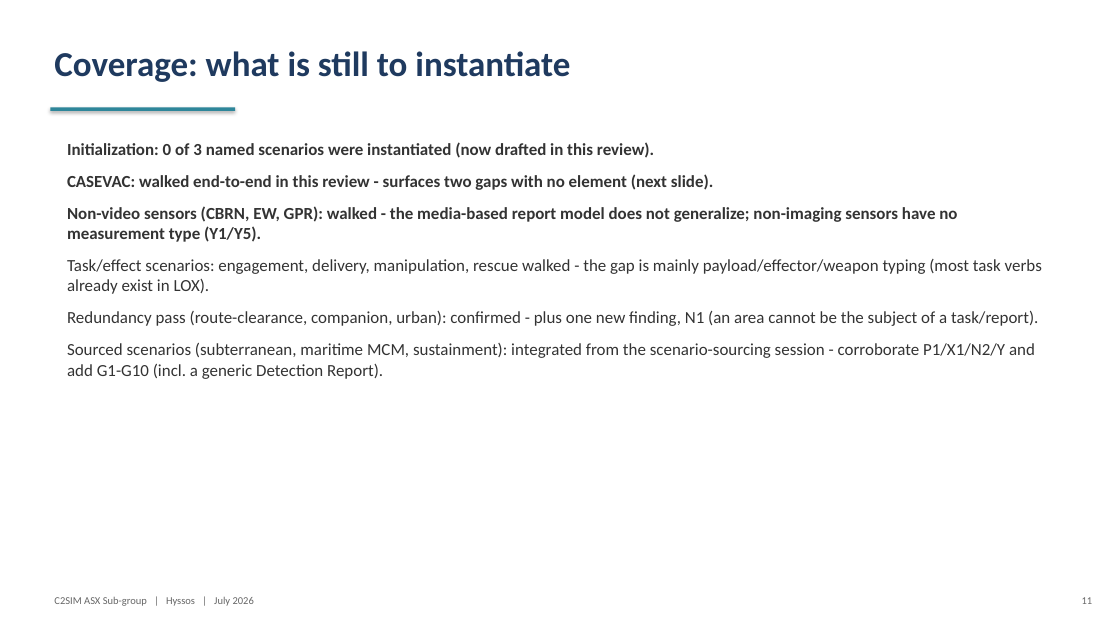
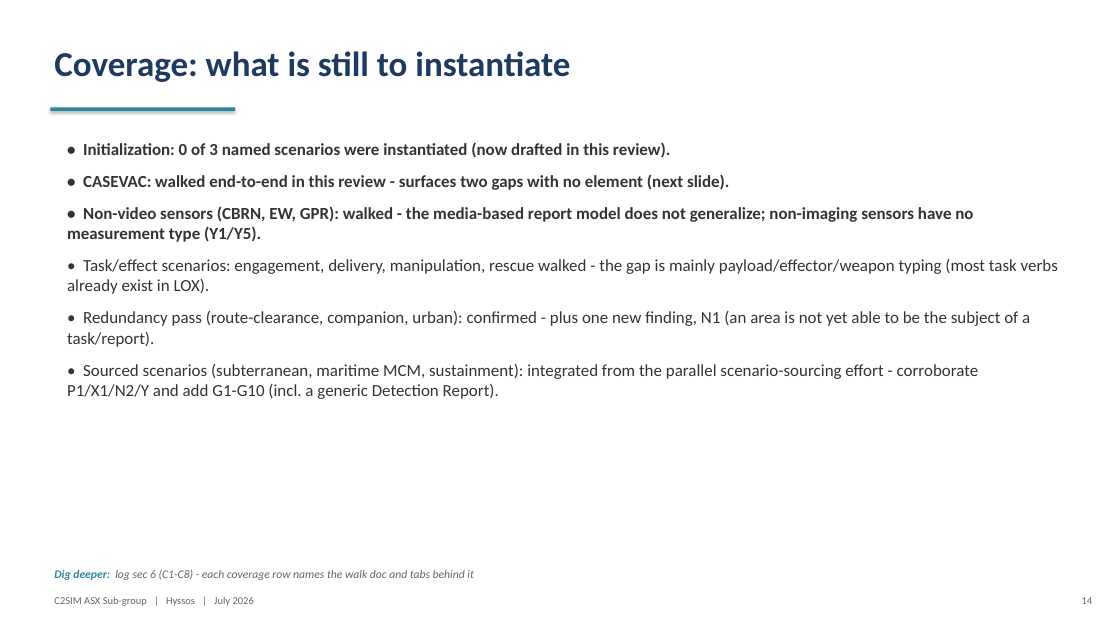
Before and after one commit to hyssostech/C2SIMArtifacts, a slide deck: slide 14 of Subgroups/ASX/InstantiationReview/ASX-Instantiation-Findings.pptx (slide 11 before the commit). Drawn at 1120x630 pixels with LibreOffice and Linux fonts; fonts in the diff are those of the drawing. Boxes give left, top, right and bottom in pixels: in the first picture for what was removed or moved away, otherwise in the second. Text is boxed around its words. In the diff, an @@ line names an element or a change of style, - is before the commit and + after.

```diff
--- a/Subgroups/ASX/InstantiationReview/ASX-Instantiation-Findings.pptx
+++ b/Subgroups/ASX/InstantiationReview/ASX-Instantiation-Findings.pptx
@@ text at <box>67,142,1058,399</box>: text changed @@
-Initialization: 0 of 3 named scenarios were instantiated (now drafted in this review).
-CASEVAC: walked end-to-end in this review - surfaces two gaps with no element (next slide).
-Non-video sensors (CBRN, EW, GPR): walked - the media-based report model does not generalize; non-imaging sensors have no measurement type (Y1/Y5).
-Task/effect scenarios: engagement, delivery, manipulation, rescue walked - the gap is mainly payload/effector/weapon typing (most task verbs already exist in LOX).
-Redundancy pass (route-clearance, companion, urban): confirmed - plus one new finding, N1 (an area cannot be the subject of a task/report).
-Sourced scenarios (subterranean, maritime MCM, sustainment): integrated from the scenario-sourcing session - corroborate P1/X1/N2/Y and add G1-G10 (incl. a generic Detection Report).
+• Initialization: 0 of 3 named scenarios were instantiated (now drafted in this review).
+• CASEVAC: walked end-to-end in this review - surfaces two gaps with no element (next slide).
+• Non-video sensors (CBRN, EW, GPR): walked - the media-based report model does not generalize; non-imaging sensors have no measurement type (Y1/Y5).
+• Task/effect scenarios: engagement, delivery, manipulation, rescue walked - the gap is mainly payload/effector/weapon typing (most task verbs already exist in LOX).
+• Redundancy pass (route-clearance, companion, urban): confirmed - plus one new finding, N1 (an area is not yet able to be the subject of a task/report).
+• Sourced scenarios (subterranean, maritime MCM, sustainment): integrated from the parallel scenario-sourcing effort - corroborate P1/X1/N2/Y and add G1-G10 (incl. a generic Detection Report).
@@ text added at <box>54,569,474,580</box>, 10 pt, text #666666, italic @@
+Dig deeper: log sec 6 (C1-C8) - each coverage row names the walk doc and tabs behind it
@@ text at <box>1082,597,1093,604</box>: text changed @@
-11
+14
```
Also in this commit, not shown: 22 other slides changed, 6 slides added, 18 other files.
